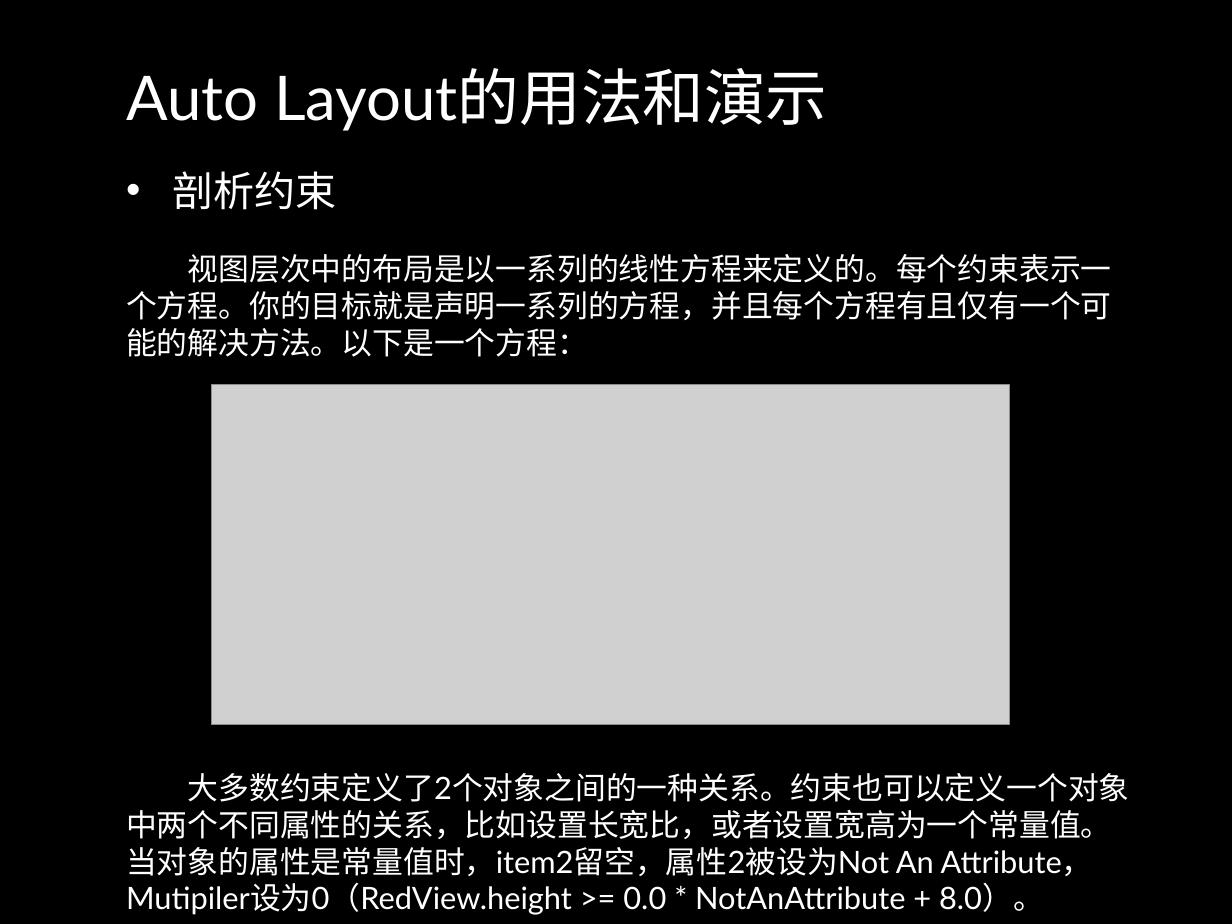
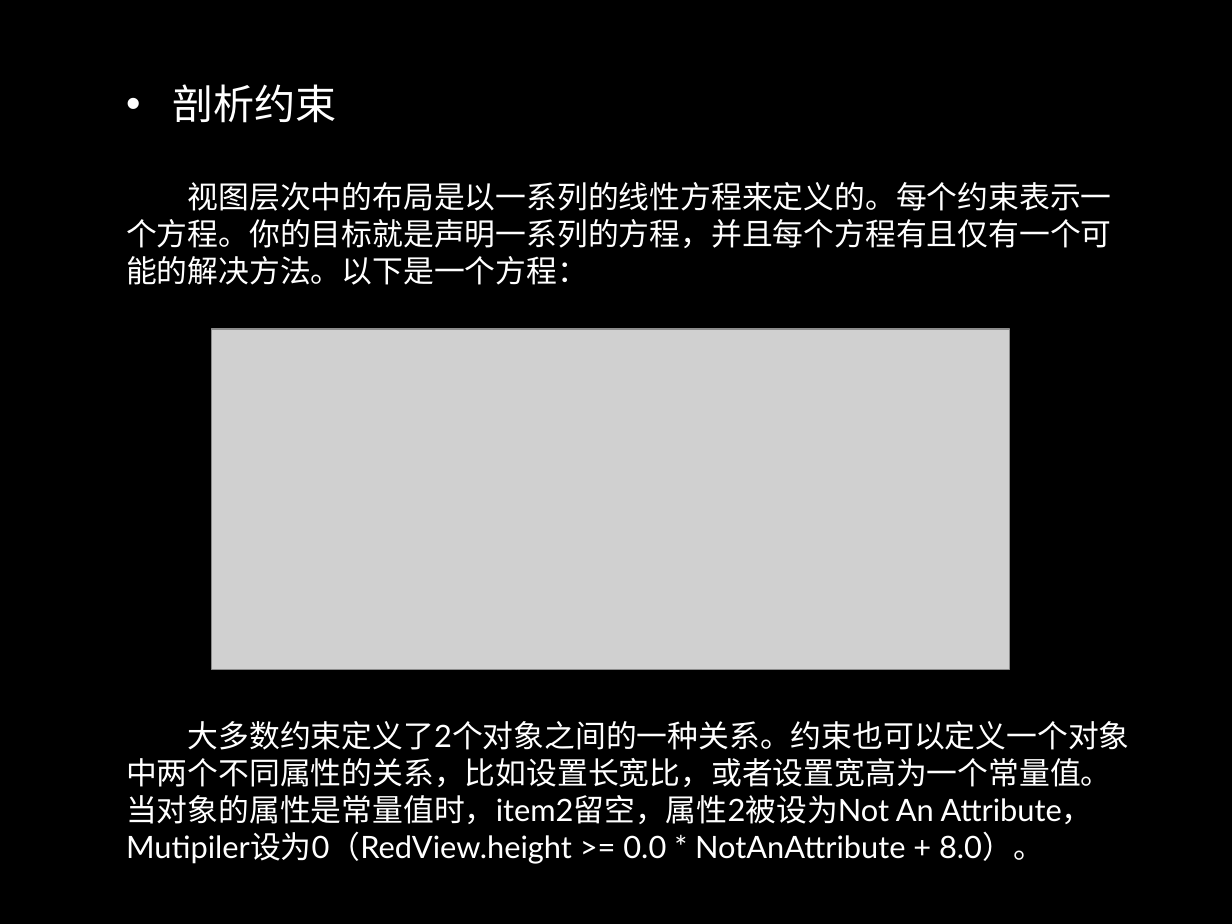
Before and after one commit to danalu/MyApp, a slide deck: slide 7 of Auto Layout.pptx (slide 6 before the commit). Drawn at 1232x924 pixels with LibreOffice and Linux fonts; fonts in the diff are those of the drawing; grey boxes stand for pictures; background and template pictures are left out. Boxes give left, top, right and bottom in pixels: in the first picture for what was removed or moved away, otherwise in the second. Text is boxed around its words. In the diff, an @@ line names an element or a change of style, - is before the commit and + after.

```diff
--- a/Auto Layout.pptx
+++ b/Auto Layout.pptx
@@ text "剖析约束": place and size @@
-text "剖析约束" at <box>172,171,336,210</box>
+text "剖析约束" at <box>172,84,336,123</box>
@@ text removed at <box>126,68,827,131</box> @@
-Auto Layout的用法和演示
@@ text "视图层次中的布局是以一系列的线性方程来定义的。每个约束表示一个方程。你的目标就是声明一系列的方程，并且每个方程有且仅有一 ...": place and size @@
-text "视图层次中的布局是以一系列的线性方程来定义的。每个约束表示一个方程。你的目标就是声明一系列的方程，并且每个方程有且仅有一 ..." at <box>126,254,1112,357</box>
+text "视图层次中的布局是以一系列的线性方程来定义的。每个约束表示一个方程。你的目标就是声明一系列的方程，并且每个方程有且仅有一 ..." at <box>126,182,1112,285</box>
@@ picture: place and size @@
-picture at <box>211,384,1009,724</box>
+picture at <box>211,329,1009,669</box>
@@ text "大多数约束定义了2个对象之间的一种关系。约束也可以定义一个对象中两个不同属性的关系，比如设置长宽比，或者设置宽高为一个常 ...": place and size @@
-text "大多数约束定义了2个对象之间的一种关系。约束也可以定义一个对象中两个不同属性的关系，比如设置长宽比，或者设置宽高为一个常 ..." at <box>126,773,1130,915</box>
+text "大多数约束定义了2个对象之间的一种关系。约束也可以定义一个对象中两个不同属性的关系，比如设置长宽比，或者设置宽高为一个常 ..." at <box>126,721,1130,864</box>
```
Also in this commit, not shown: 2 other slides changed, 7 slides added.
